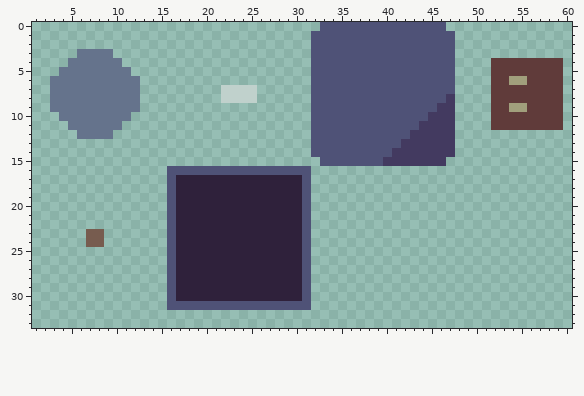
File history of a pixel-art file, assets/textures/ss.aseprite. The picture above is the old version.
64x64 pixels, 1 frame. Shown: x 1..60, y 0..33.
Now the later version:
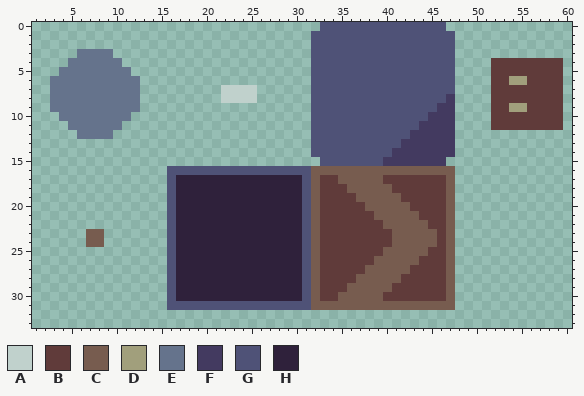
Palette (. is transparent): A #c0d1cc  B #603b3a  C #775c4f  D #a19f7c  E #65738c  F #433a60  G #4f5277  H #2f213b
Change:
Colour B now appears in row 17 at x 33 to 34 and 40 to 46; in row 18 at x 33 to 35 and 41 to 46; in row 19 at x 33 to 36 and 42 to 46; in row 20 at x 33 to 37 and 43 to 46; in row 21 at x 33 to 38 and 44 to 46; in row 22 at x 33 to 39 and 45 to 46.
Colour B now appears in rows 23 to 24 at x 33 to 40 and 46; in row 25 at x 33 to 39 and 45 to 46; in row 26 at x 33 to 38 and 44 to 46; in row 27 at x 33 to 37 and 43 to 46; in row 28 at x 33 to 36 and 42 to 46; in row 29 at x 33 to 35 and 41 to 46.
Colour B now appears in row 30 at x 33 to 34 and 40 to 46.
Colour C now appears in row 16 at x 32 to 47; in row 17 at x 32, 35 to 39 and 47; in row 18 at x 32, 36 to 40 and 47; in row 19 at x 32, 37 to 41 and 47; in row 20 at x 32, 38 to 42 and 47; in row 21 at x 32, 39 to 43 and 47.
Colour C now appears in row 22 at x 32, 40 to 44 and 47; in rows 23 to 24 at x 32, 41 to 45 and 47; in row 25 at x 32, 40 to 44 and 47; in row 26 at x 32, 39 to 43 and 47; in row 27 at x 32, 38 to 42 and 47; in row 28 at x 32, 37 to 41 and 47.
Colour C now appears in row 29 at x 32, 36 to 40 and 47; in row 30 at x 32, 35 to 39 and 47; in row 31 at x 32 to 47.
Boxes around the changes in both pictures, in picture pixels (x1, y1, x2, y2):
added: (311, 166, 455, 310)
